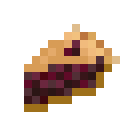
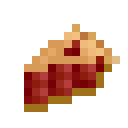
The second 128x128 image is a revision of the first. Changes to its layers:
added layer "plum pie" above "peach pie" over (24, 40, 104, 104)
hid "blueberry pie" over (24, 24, 104, 104)
hid "strawberry pie" over (24, 24, 104, 104)
hid "cherry pie tainted" over (24, 24, 104, 104)
